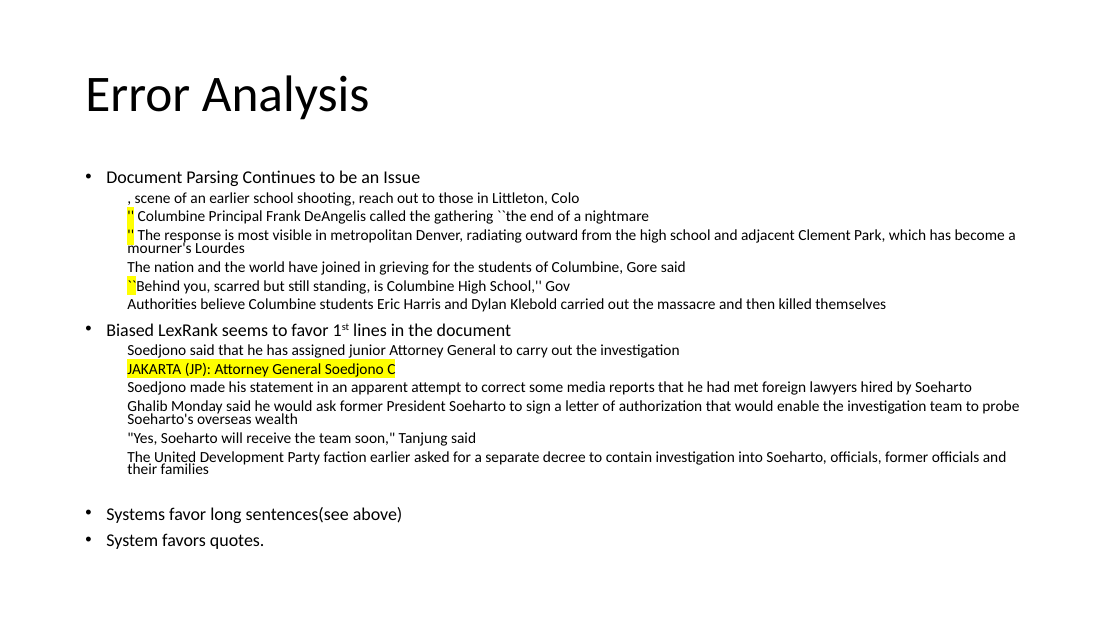
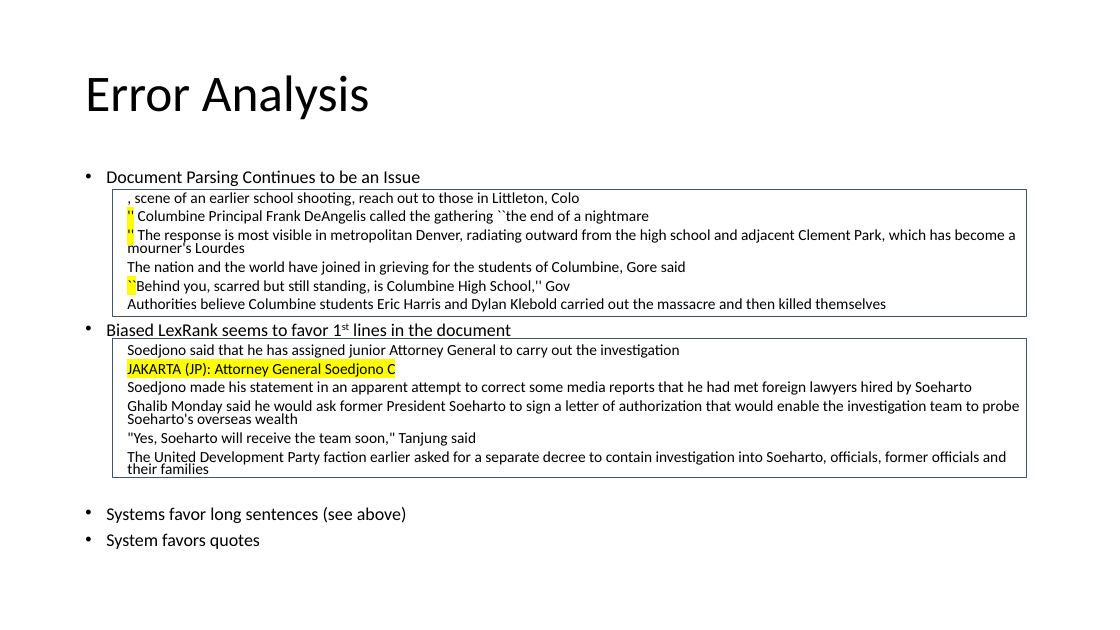
Before and after one commit to cadiem/LING573SP20, a slide deck: slide 20 of doc/D3_presentation.pptx (slide 18 before the commit). Drawn at 1120x630 pixels with LibreOffice and Linux fonts; fonts in the diff are those of the drawing. Boxes give left, top, right and bottom in pixels: in the first picture for what was removed or moved away, otherwise in the second. Text is boxed around its words. In the diff, an @@ line names an element or a change of style, - is before the commit and + after.

```diff
--- a/doc/D3_presentation.pptx
+++ b/doc/D3_presentation.pptx
@@ text at [106,170,511,341]: less space between paragraphs @@
@@ rectangle added at [112,190,1027,317], outline #44546A 0.75 pt @@
@@ rectangle added at [112,339,1027,477], outline #44546A 0.75 pt @@
@@ text at [106,507,407,549]: text changed @@
-• Systems favor long sentences(see above)
-• System favors quotes.
+• Systems favor long sentences (see above)
+• System favors quotes
```
Also in this commit, not shown: 16 other slides changed, 6 slides added, 4 slides removed.
